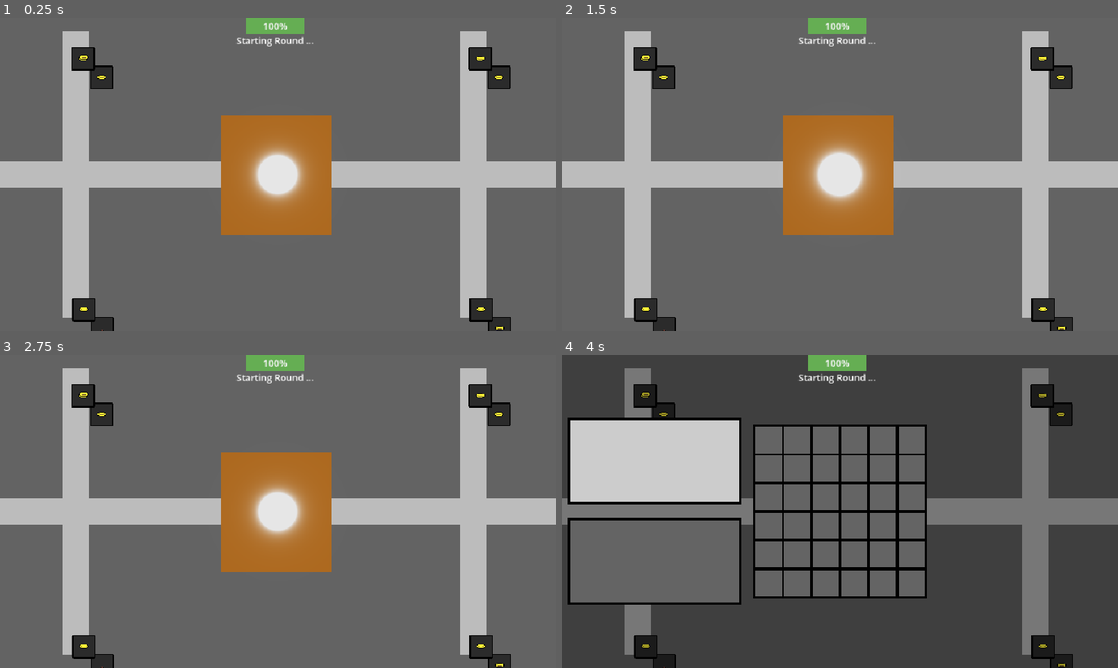
Above: before the commit, frames 1-4 (two rows, left to right).
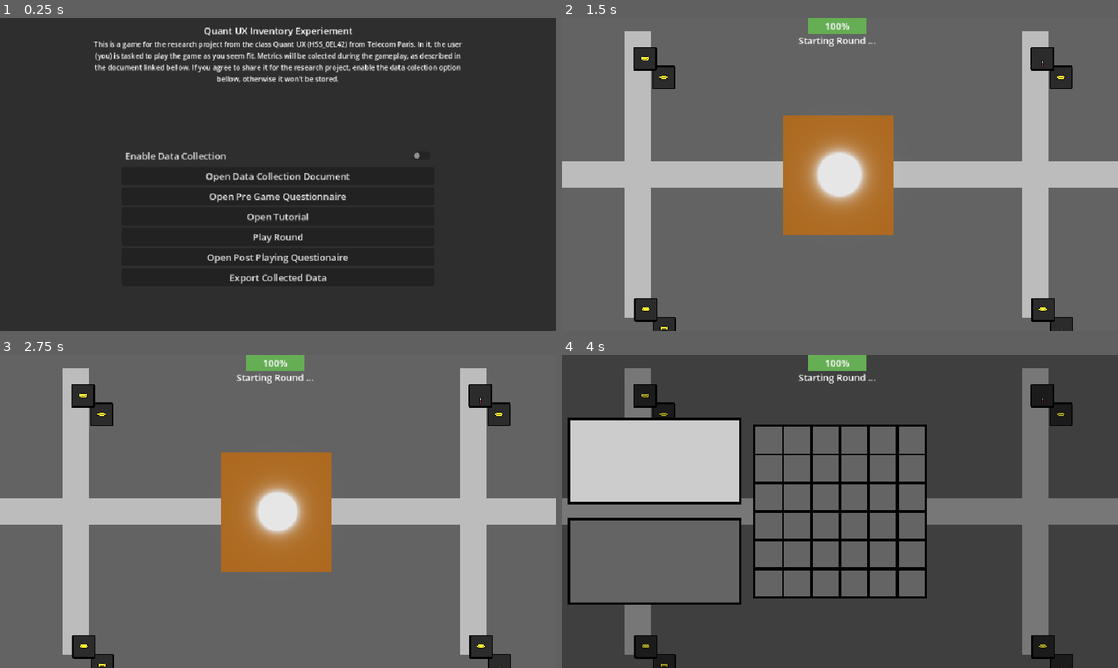
Above: after the commit, the same moments.

Repository: loco-choco/quantux-ui-experiment
Game: Godot game, scene res://scenes/main.tscn
Same seed, same stepped clock (60 frames per second), same inputs: the game is played once before the commit and once after it. Before the commit the project starts from res://scenes/world.tscn. The engine's default icon, where the game draws it, is replaced by a stand-in: a white triangle on a blue panel in a dark square.
Inputs (mouse positions are in pixels of both pictures, inside the frame that each line leads up to):
- Up to frame 1 (0.25 s): no input
- Up to frame 2 (1.5 s): click (840, 237) at 0.5 s, where only the run after the commit has a clickable "Play Round"; move the mouse to (962, 158) at 1.27 s; hold Tab (hud_toggle_quick_inv) from 1.28 s (still down); click (962, 158) at 1.42 s
- Up to frame 3 (2.75 s): tap Enter at 2 s; move the mouse to (166, 527) at 2.02 s; release Tab (hud_toggle_quick_inv) at 2.03 s; tap E (pickup_item) at 2.1 s; click (166, 527) at 2.17 s
- Up to frame 4 (4 s): tap Space (hud_toggle_inventory) at 2.75 s; move the mouse to (895, 442) at 2.77 s; tap Left (player_move_x_neg) at 2.85 s; click (895, 442) at 2.92 s; tap Enter at 3.5 s; move the mouse to (656, 461) at 3.52 s; tap Right (player_move_x_pos) at 3.6 s; click (656, 461) at 3.67 s

The runs differ from the first frame. In frame 1, 97% of the frame differs, in the area x 0-100%, y 0-100%; in frame 2, less than 0.1%; in frame 3, less than 0.1%; in frame 4, less than 0.1%.

Commit message:
returned main as main scene

Diff:
--- a/project.godot
+++ b/project.godot
@@ -11,7 +11,7 @@
 [application]
 
 config/name="ui-experiment"
-run/main_scene="uid://ct5lh45t375b1"
+run/main_scene="uid://dg2eoqojt8v1"
 config/features=PackedStringArray("4.5", "Forward Plus")
 config/icon="res://assets/icon.svg"
 
